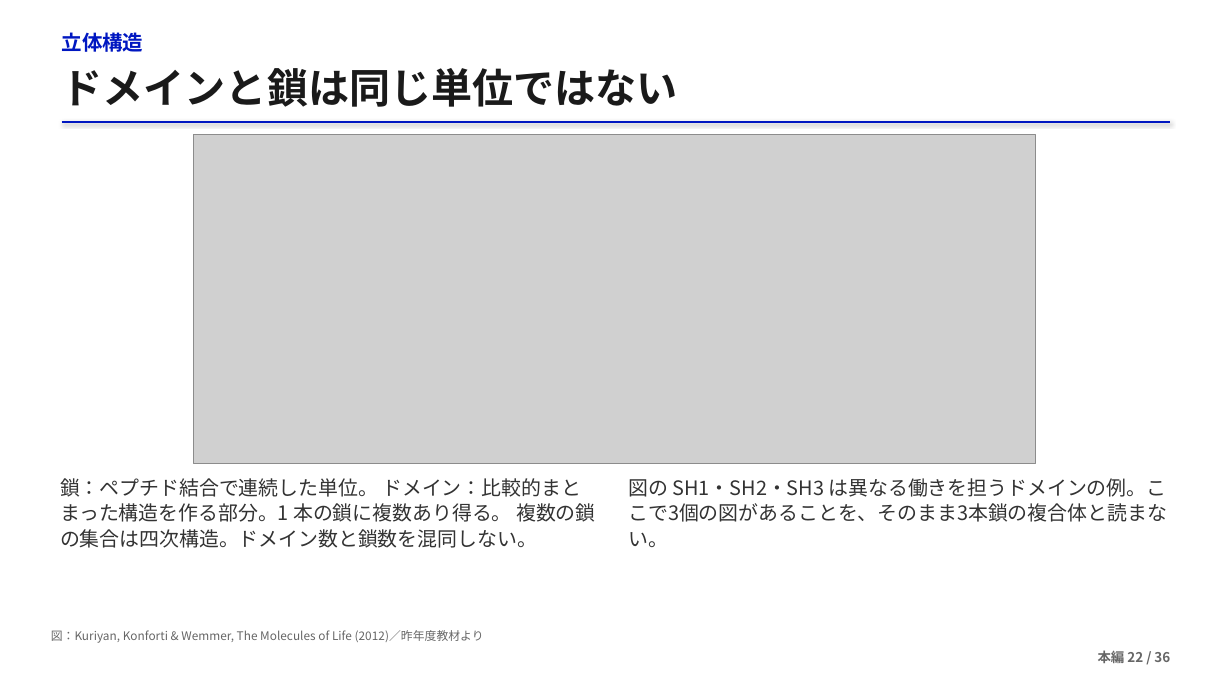
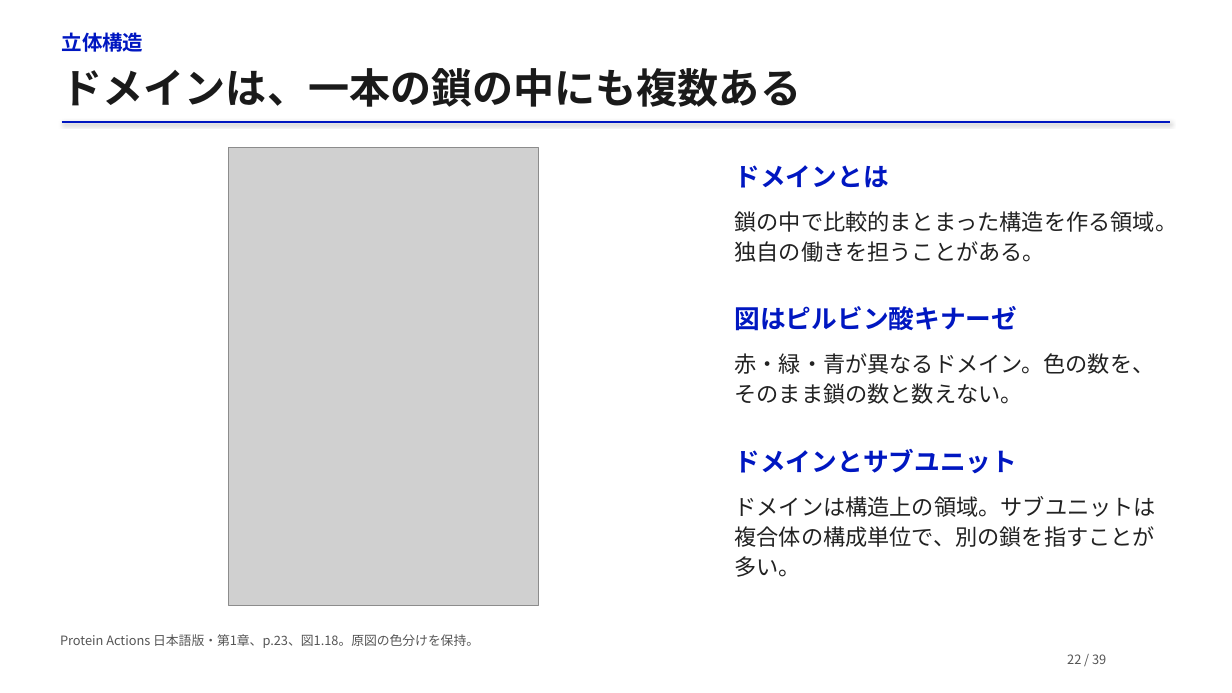
Before and after one commit to matsunagalab/lecture_bioinfo, a slide deck: slide 22 of 03_タンパク質構造の基礎/03_タンパク質構造の基礎.pptx. Drawn at 1232x693 pixels with LibreOffice and Linux fonts; fonts in the diff are those of the drawing; grey boxes stand for pictures. Boxes give left, top, right and bottom in pixels: in the first picture for what was removed or moved away, otherwise in the second. Text is boxed around its words. In the diff, an @@ line names an element or a change of style, - is before the commit and + after.

```diff
--- a/03_タンパク質構造の基礎/03_タンパク質構造の基礎.pptx
+++ b/03_タンパク質構造の基礎/03_タンパク質構造の基礎.pptx
@@ text at (62, 68, 801, 107): text changed @@
-ドメインと鎖は同じ単位ではない
+ドメインは、一本の鎖の中にも複数ある
@@ picture: place and size @@
-picture at (193, 135, 1035, 464)
+picture at (228, 148, 539, 605)
@@ text at (735, 165, 889, 188): text changed; size 15.5 to 20 pt; text colour #333333 to #0017C1; bold on @@
-鎖：ペプチド結合で連続した単位。 ドメイン：比較的まとまった構造を作る部分。1 本の鎖に複数あり得る。 複数の鎖の集合は四次構造。ドメイン数と鎖数を混同しない。
+ドメインとは
@@ text at (735, 211, 1178, 262): text changed; size 15.5 to 17.3 pt; text colour #333333 to #222222 @@
-図の SH1・SH2・SH3 は異なる働きを担うドメインの例。ここで3個の図があることを、そのまま3本鎖の複合体と読まない。
+鎖の中で比較的まとまった構造を作る領域。独自の働きを担うことがある。
@@ text added at (735, 306, 1018, 331), 20 pt, text #0017C1, bold @@
+図はピルビン酸キナーゼ
@@ text added at (735, 353, 1155, 404), 17.3 pt, text #222222 @@
+赤・緑・青が異なるドメイン。色の数を、そのまま鎖の数と数えない。
@@ text added at (735, 449, 1018, 474), 20 pt, text #0017C1, bold @@
+ドメインとサブユニット
@@ text added at (735, 496, 1156, 577), 17.3 pt, text #222222 @@
+ドメインは構造上の領域。サブユニットは複合体の構成単位で、別の鎖を指すことが多い。
@@ text removed at (51, 630, 484, 643) @@
-図：Kuriyan, Konforti & Wemmer, The Molecules of Life (2012)／昨年度教材より
@@ text added at (60, 634, 479, 648), 10 pt, text #555555 @@
+Protein Actions 日本語版・第1章、p.23、図1.18。原図の色分けを保持。
@@ text at (1067, 654, 1106, 664): text changed; size 10.5 to 10 pt; text colour #666666 to #555555; bold off @@
-本編 22 / 36
+22 / 39
```
Also in this commit, not shown: 23 other slides changed, 17 slides added, 14 slides removed, 2 other files.
